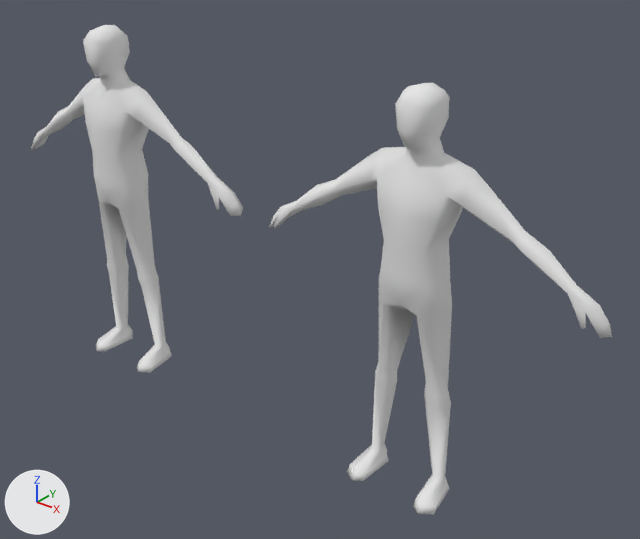
The FBX model godot-ps1/demo/meshes/Humanoid.fbx as it was, and as the next commit left it.
Rendered twice from a camera (50 mm lens) standing at (3.5, -2.76, 2.6) and looking at (1.19, 0.13, 0.8). The axes (+X, +Y, +Z) are drawn at lower left. The lights are the same throughout. The older version comes first. Where no turn or scale is listed for an object, it has been applied to the vertices.

Names of what the first picture shows: 'HumanoidBase_NotOverlapping', 'HumanoidBase_Overlapping'.
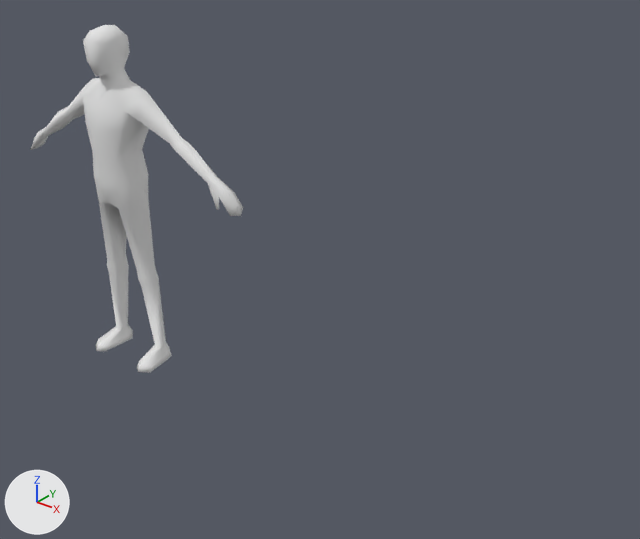
Pixel boxes [x1, y1, x2, y2] of what changed, in the pictures (640 x 539 px):
'HumanoidBase_Overlapping', deleted: before [269, 82, 612, 515]

The change, as a diff of the scene's bpy script:
```diff
--- a/godot-ps1/demo/meshes/Humanoid.fbx.py
+++ b/godot-ps1/demo/meshes/Humanoid.fbx.py
@@ ob_humanoidbase_overlapping @@
-ob_humanoidbase_overlapping = bpy.data.objects.new('HumanoidBase_Overlapping', me_humanoidbase_overlapping)
-ob_humanoidbase_overlapping.location = (1.799, 0.0, 0.0)
```
